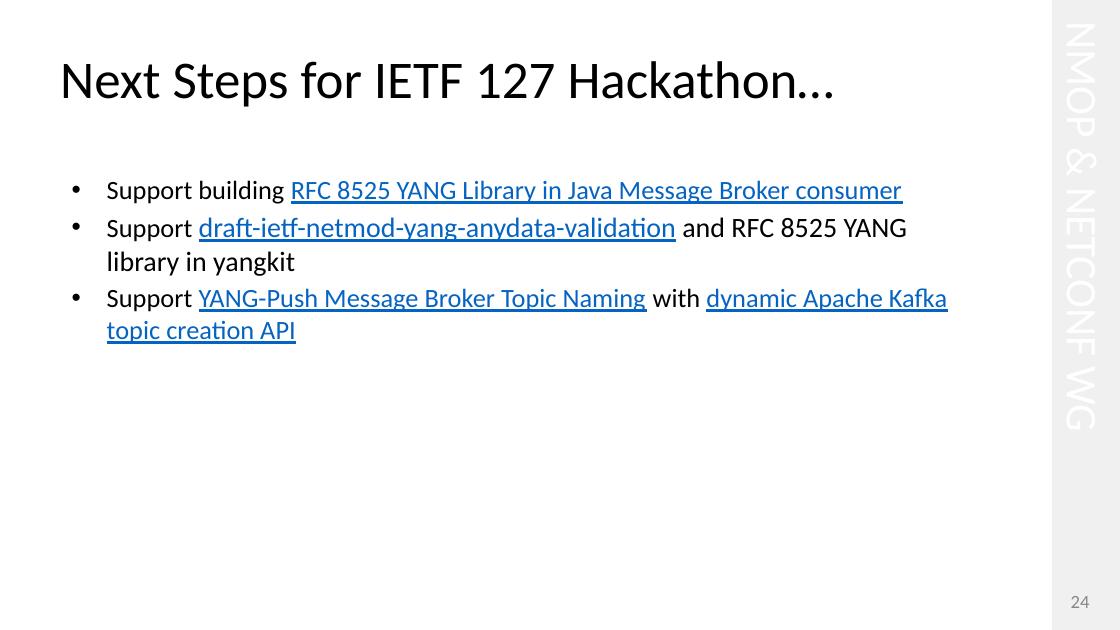
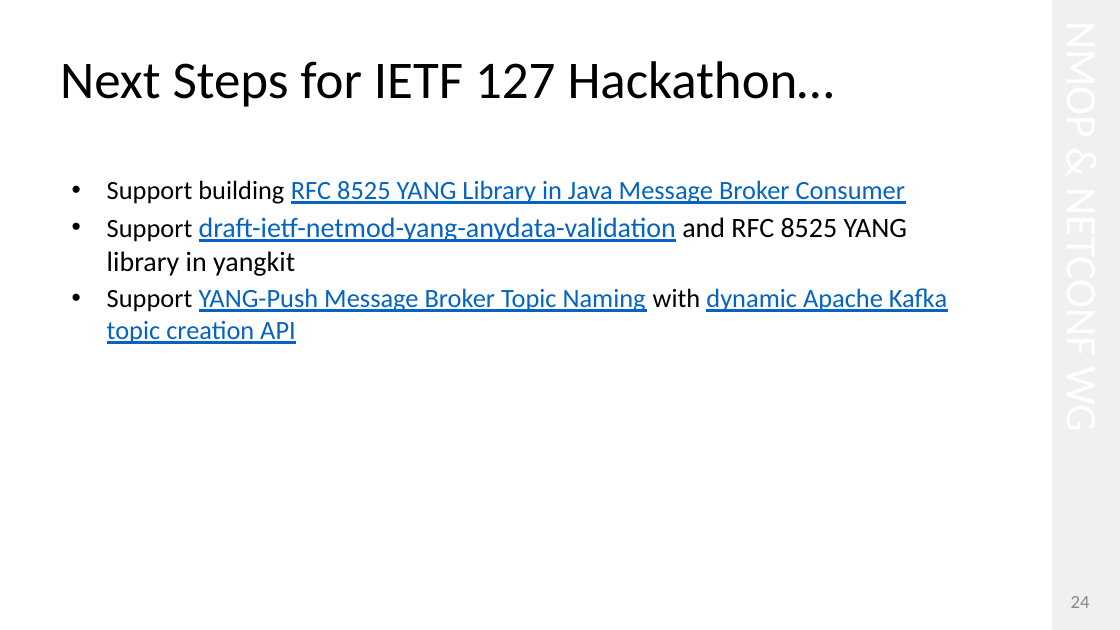
Before and after one commit to network-analytics/ietf-network-analytics-document-status, a slide deck: slide 24 of 126/NMOP/draft-ietf-nmop-yang-message-broker-integration-13.pptx. Drawn at 1120x630 pixels with LibreOffice and Linux fonts; fonts in the diff are those of the drawing. Boxes give left, top, right and bottom in pixels: in the first picture for what was removed or moved away, otherwise in the second. Text is boxed around its words. In the diff, an @@ line names an element or a change of style, - is before the commit and + after.

```diff
--- a/126/NMOP/draft-ietf-nmop-yang-message-broker-integration-13.pptx
+++ b/126/NMOP/draft-ietf-nmop-yang-message-broker-integration-13.pptx
@@ text at [107,180,905,204]: text changed @@
-• Support building RFC 8525 YANG Library in Java Message Broker consumer
+• Support building RFC 8525 YANG Library in Java Message Broker Consumer
```
Also in this commit, not shown: 23 other files.
